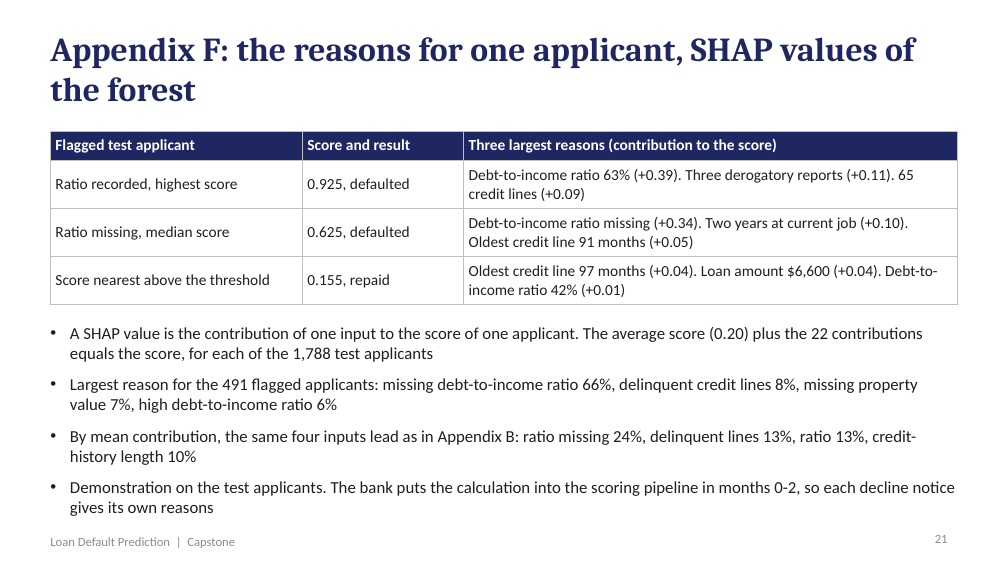
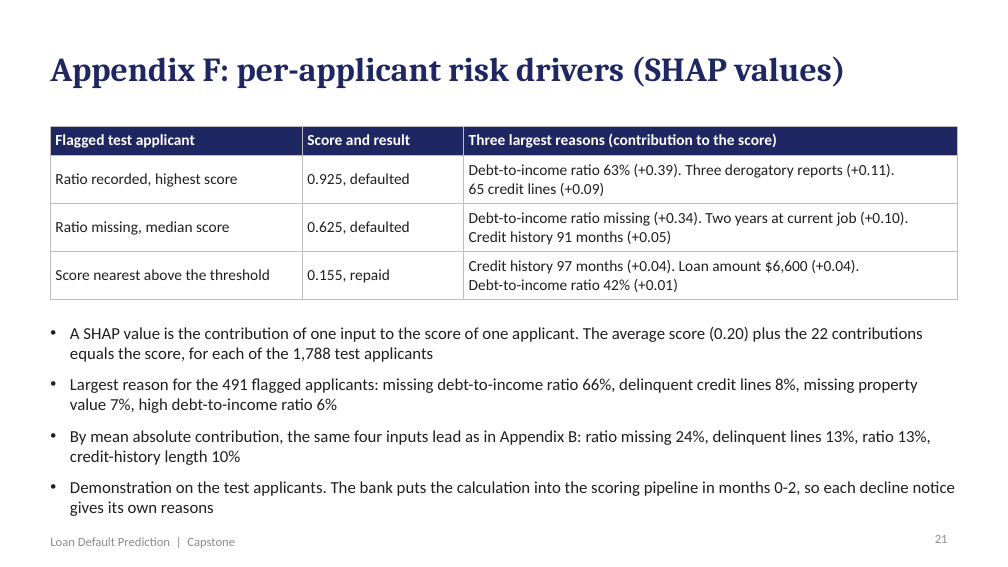
Before and after one commit to shubham1891/Personal-code, a slide deck: slide 21 of presentation/Loan_Default_Prediction_Presentation.pptx. Drawn at 1008x567 pixels with LibreOffice and Linux fonts; fonts in the diff are those of the drawing. Boxes give left, top, right and bottom in pixels: in the first picture for what was removed or moved away, otherwise in the second. Text is boxed around its words. In the diff, an @@ line names an element or a change of style, - is before the commit and + after.

```diff
--- a/presentation/Loan_Default_Prediction_Presentation.pptx
+++ b/presentation/Loan_Default_Prediction_Presentation.pptx
@@ title at bbox=[50, 56, 845, 88]: text changed @@
-Appendix F: the reasons for one applicant, SHAP values of the forest
+Appendix F: per-applicant risk drivers (SHAP values)
@@ table at bbox=[50, 126, 958, 296] @@
-row 2, column 3: Debt-to-income ratio 63% (+0.39). Three derogatory reports (+0.11). 65 credit lines (+0.09)
+row 2, column 3: Debt-to-income ratio 63% (+0.39). Three derogatory reports (+0.11). / 65 credit lines (+0.09)
-row 3, column 3: Debt-to-income ratio missing (+0.34). Two years at current job (+0.10). Oldest credit line 91 months (+0.05)
+row 3, column 3: Debt-to-income ratio missing (+0.34). Two years at current job (+0.10). / Credit history 91 months (+0.05)
-row 4, column 3: Oldest credit line 97 months (+0.04). Loan amount $6,600 (+0.04). Debt-to-income ratio 42% (+0.01)
+row 4, column 3: Credit history 97 months (+0.04). Loan amount $6,600 (+0.04). / Debt-to-income ratio 42% (+0.01)
@@ table: place and size @@
-table at bbox=[50, 131, 958, 301]
+table at bbox=[50, 126, 958, 296]
@@ text at bbox=[70, 430, 931, 465]: text changed @@
-• By mean contribution, the same four inputs lead as in Appendix B: ratio missing 24%, delinquent lines 13%, ratio 13%, credit-history length 10%
+• By mean absolute contribution, the same four inputs lead as in Appendix B: ratio missing 24%, delinquent lines 13%, ratio 13%, credit-history length 10%
```
Also in this commit, not shown: 1 other slide changed, 6 other files.
